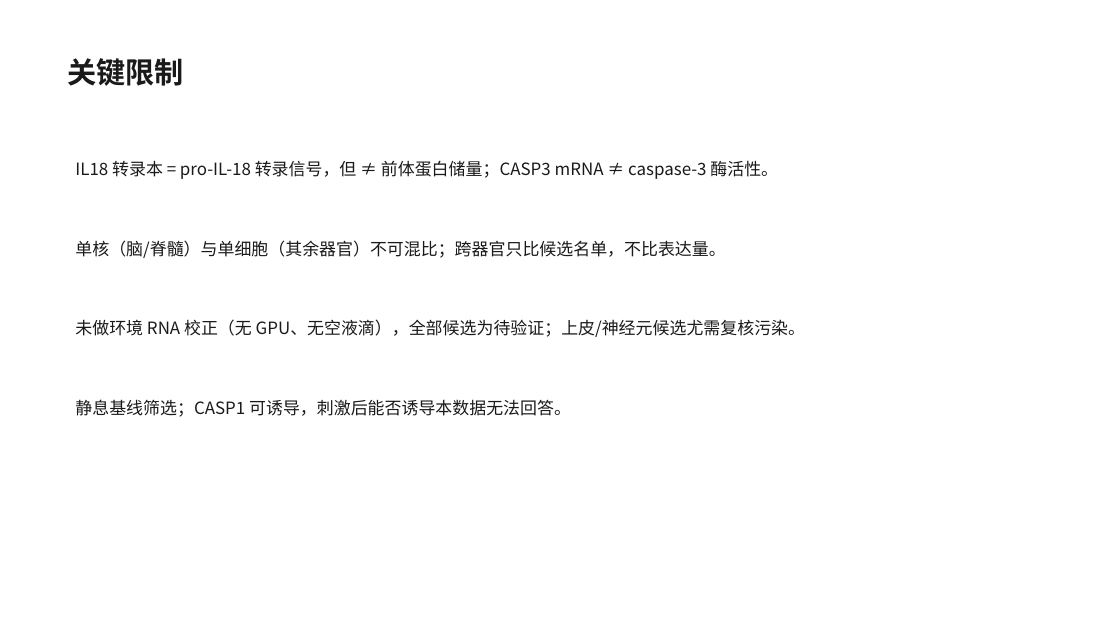
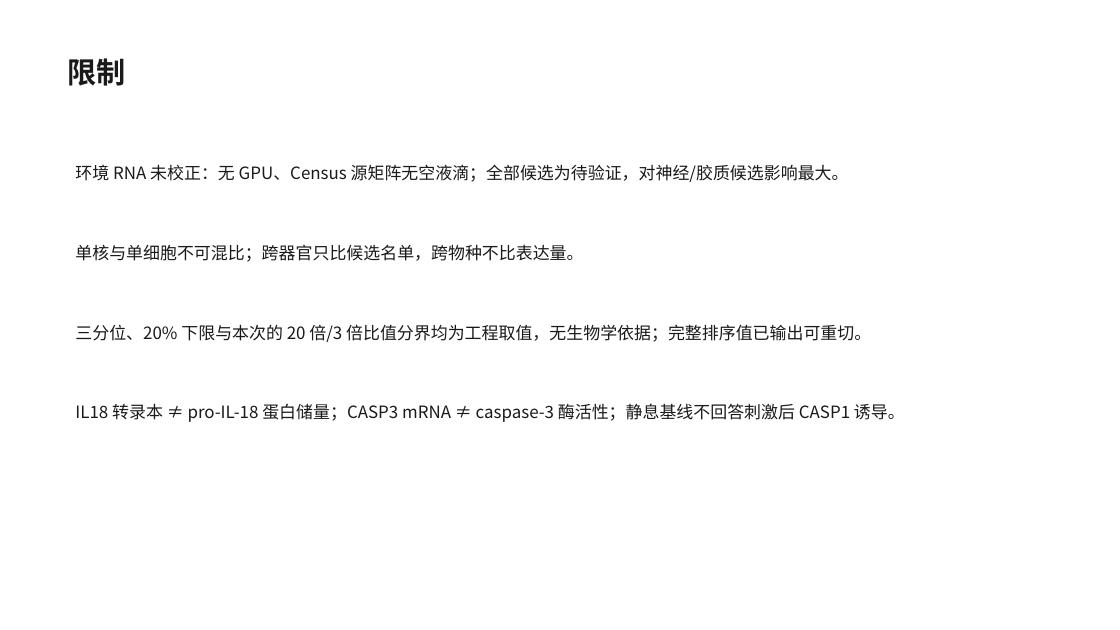
Before and after one commit to 7c96bzczcj-prog/aaa, a slide deck: slide 6 of il18_casp5organ/IL18_CASP_五器官筛选.pptx. Drawn at 1120x630 pixels with LibreOffice and Linux fonts; fonts in the diff are those of the drawing. Boxes give left, top, right and bottom in pixels: in the first picture for what was removed or moved away, otherwise in the second. Text is boxed around its words. In the diff, an @@ line names an element or a change of style, - is before the commit and + after.

```diff
--- a/il18_casp5organ/IL18_CASP_五器官筛选.pptx
+++ b/il18_casp5organ/IL18_CASP_五器官筛选.pptx
@@ text at [67, 58, 125, 86]: text changed @@
-关键限制
+限制
@@ text at [75, 164, 849, 182]: text changed @@
-IL18 转录本 = pro-IL-18 转录信号，但 ≠ 前体蛋白储量；CASP3 mRNA ≠ caspase-3 酶活性。
+环境 RNA 未校正：无 GPU、Census 源矩阵无空液滴；全部候选为待验证，对神经/胶质候选影响最大。
@@ text at [75, 244, 583, 262]: text changed @@
-单核（脑/脊髓）与单细胞（其余器官）不可混比；跨器官只比候选名单，不比表达量。
+单核与单细胞不可混比；跨器官只比候选名单，跨物种不比表达量。
@@ text at [75, 324, 871, 342]: text changed @@
-未做环境 RNA 校正（无 GPU、无空液滴），全部候选为待验证；上皮/神经元候选尤需复核污染。
+三分位、20% 下限与本次的 20 倍/3 倍比值分界均为工程取值，无生物学依据；完整排序值已输出可重切。
@@ text at [75, 403, 905, 422]: text changed @@
-静息基线筛选；CASP1 可诱导，刺激后能否诱导本数据无法回答。
+IL18 转录本 ≠ pro-IL-18 蛋白储量；CASP3 mRNA ≠ caspase-3 酶活性；静息基线不回答刺激后 CASP1 诱导。
```
Also in this commit, not shown: 2 other slides changed, 3 slides added, 3 slides removed, 4 other files.
